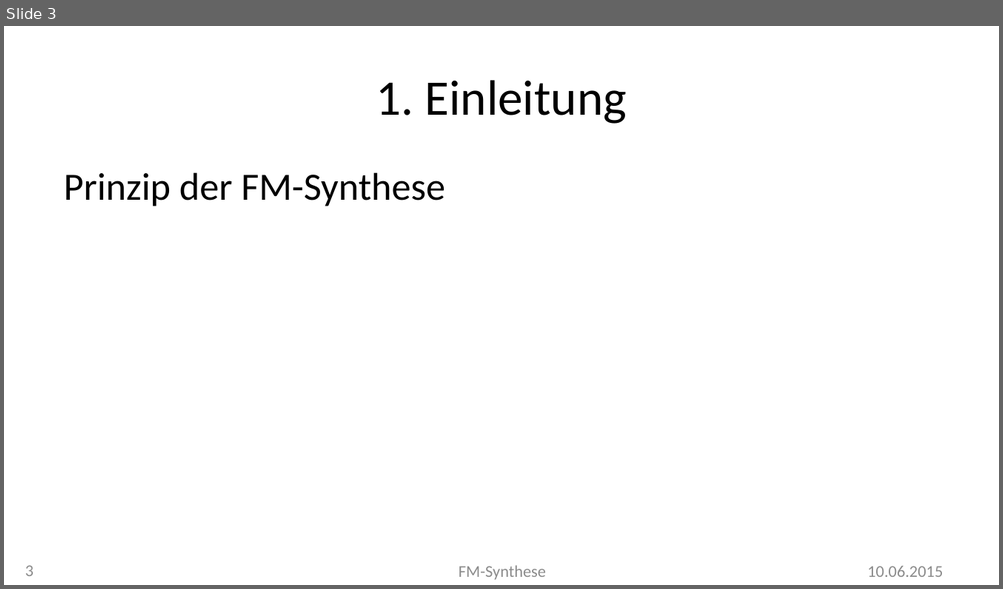
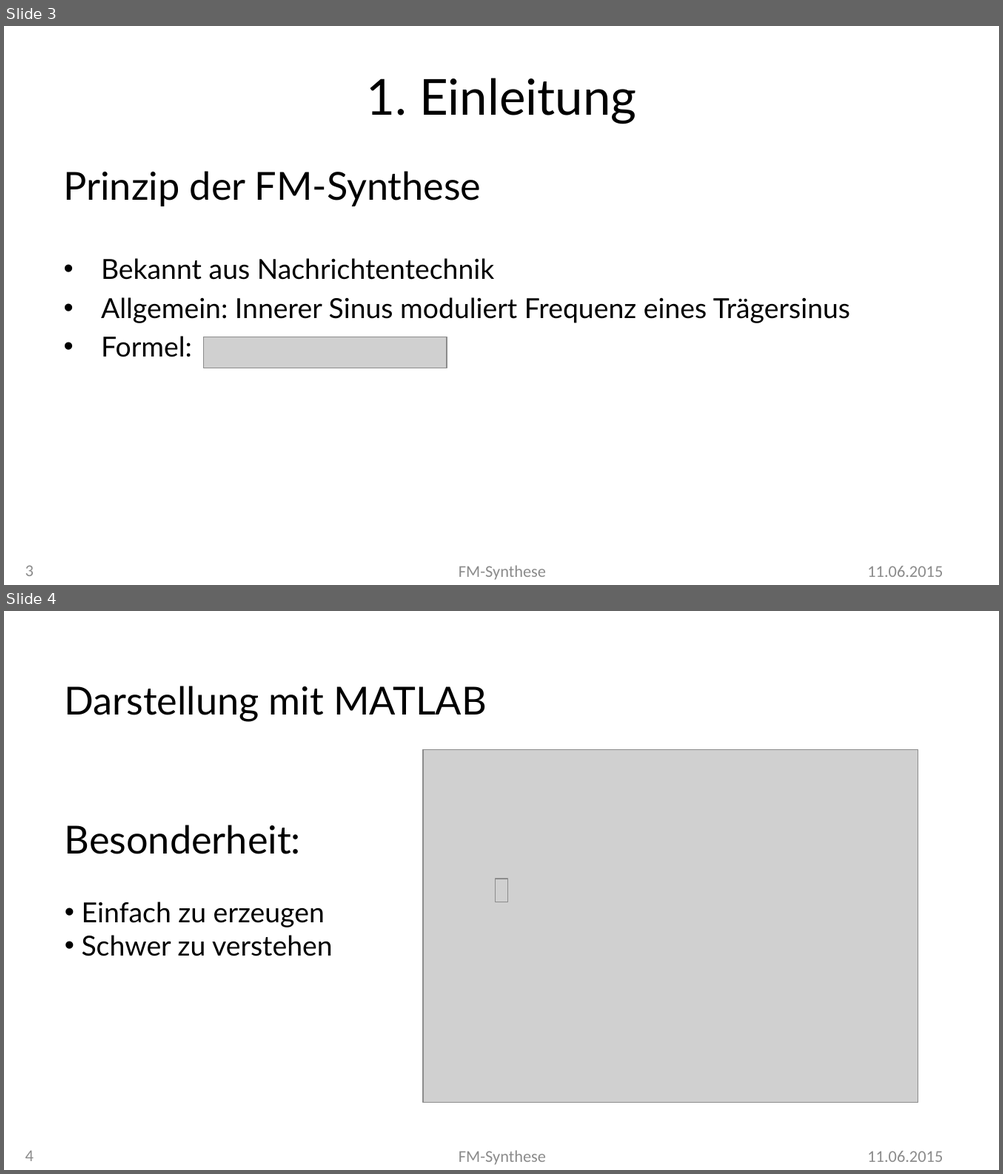
Before and after one commit to MBulli/VSeminar, a slide deck: Praesentation/FMSynthese-Julius.pptx. Shown one above the other, each under a label of ours: slide 3 before the commit, slides 3 and 4 after it. The pictures are 1003x589 and 1003x1174 pixels, drawn with LibreOffice and Linux fonts; fonts in the diff are those of the drawing; grey boxes stand for pictures; background and template pictures are left out. Boxes give left, top, right and bottom in pixels: in the first picture for what was removed or moved away, otherwise in the second. Text is boxed around its words. In the diff, an @@ line names an element or a change of style, - is before the commit and + after.

```diff
--- a/Praesentation/FMSynthese-Julius.pptx
+++ b/Praesentation/FMSynthese-Julius.pptx
@@ slide 4 added at [4, 611, 999, 1170], background #FFFFFF @@
@@ text added at [65, 686, 486, 957], 20 pt, text #000000 @@
+Darstellung mit MATLAB
+Besonderheit:
+• Einfach zu erzeugen
+• Schwer zu verstehen
@@ picture added at [423, 750, 917, 1103] @@
@@ picture added at [495, 879, 507, 903] @@
@@ page number added at [25, 1150, 34, 1162], 12 pt, text #8C8C8C @@
+4
@@ text added at [458, 1150, 546, 1165], 12 pt, text #8C8C8C @@
+FM-Synthese
@@ text added at [867, 1151, 942, 1162], 12 pt, text #8C8C8C @@
+11.06.2015
@@ slide 3 changed as well @@
@@ title "1. Einleitung" at [366, 78, 637, 124]: font Calibri to Lato @@
@@ text at [64, 171, 481, 207]: font Calibri to Lato in "Prinzip der FM-Synthese" @@
@@ text at [101, 258, 850, 358]: paragraphs added @@
+• Bekannt aus Nachrichtentechnik
+• Allgemein: Innerer Sinus moduliert Frequenz eines Trägersinus
+• Formel:
@@ picture added at [204, 338, 447, 368] @@
@@ text at [867, 566, 942, 577]: text changed @@
-10.06.2015
+11.06.2015
```
Also in this commit, not shown: 2 other slides changed, 1 other slide added, 1 other file.
